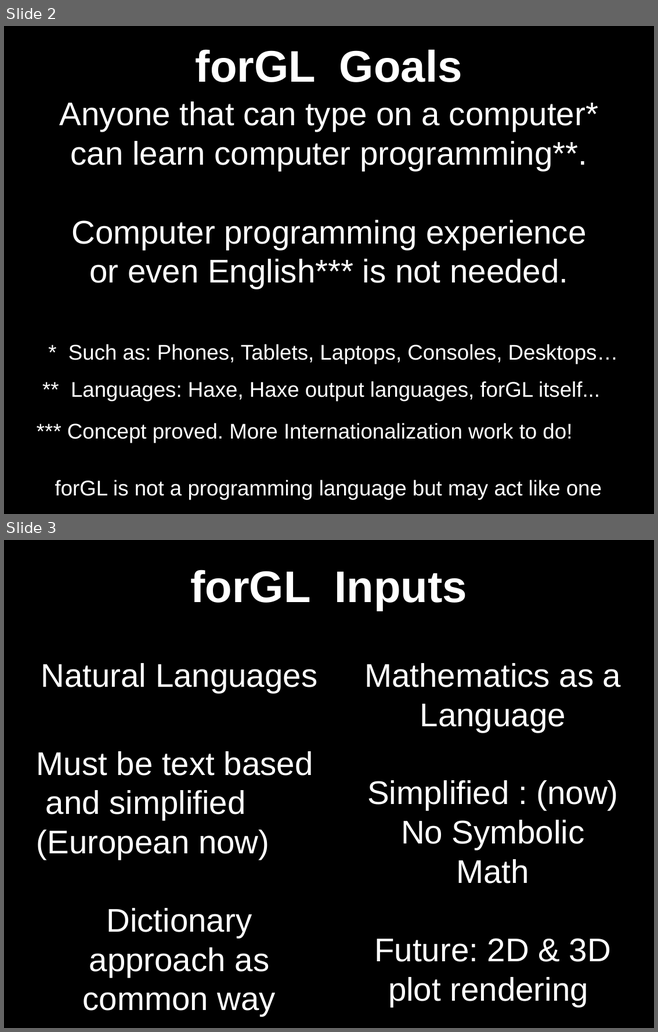
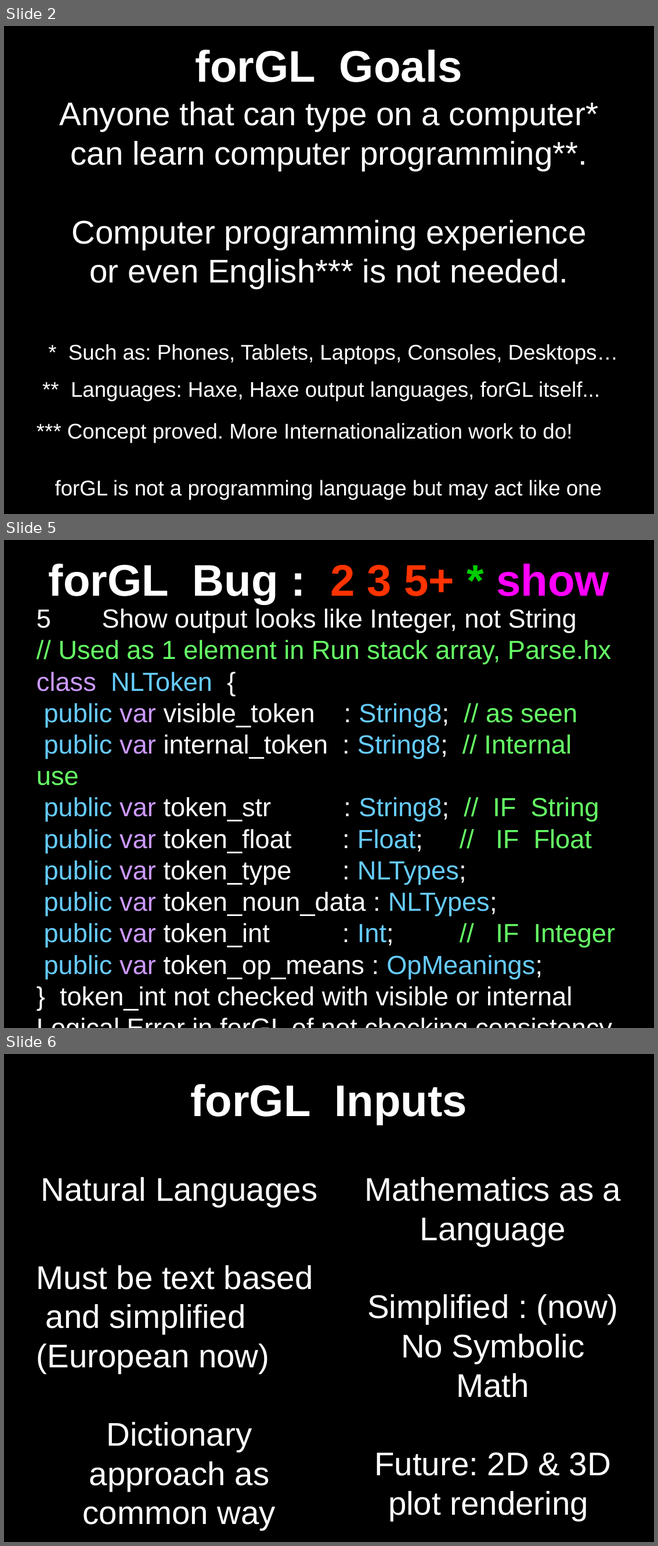
Before and after one commit to RMax2015/forGL, a slide deck: Docs/Presentations/src/forGL_at_Haxe_US_2019.odp. Shown one above the other, each under a label of ours: slides 2 and 3 before the commit, slides 2, 5 and 6 after it; the slides between them are not shown. The pictures are 658x1032 and 658x1546 pixels, drawn with LibreOffice and Linux fonts; fonts in the diff are those of the drawing. Boxes give left, top, right and bottom in pixels: in the first picture for what was removed or moved away, otherwise in the second. Text is boxed around its words. In the diff, an @@ line names an element or a change of style, - is before the commit and + after.

```diff
--- a/Docs/Presentations/src/forGL_at_Haxe_US_2019.odp
+++ b/Docs/Presentations/src/forGL_at_Haxe_US_2019.odp
@@ slide 5 added at (4, 540, 654, 1028), background #000000 @@
@@ title added at (49, 563, 609, 604), 54 pt, text #FFFFFF, bold @@
+forGL Bug : 2 3 5+ * show
@@ subtitle added at (36, 608, 615, 1010), 32 pt, text #FFFFFF @@
+5 Show output looks like Integer, not String
+// Used as 1 element in Run stack array, Parse.hx
+class NLToken {
+public var visible_token : String8; // as seen
+public var internal_token : String8; // Internal use
+public var token_str : String8; // IF String
+public var token_float : Float; // IF Float
+public var token_type : NLTypes;
+public var token_noun_data : NLTypes;
+public var token_int : Int; // IF Integer
+public var token_op_means : OpMeanings;
+} token_int not checked with visible or internal
+Logical Error in forGL of not checking consistency
@@ what was slide 3 is now slide 6 @@
```
Also in this commit, not shown: 8 slides changed, 5 other slides added.
